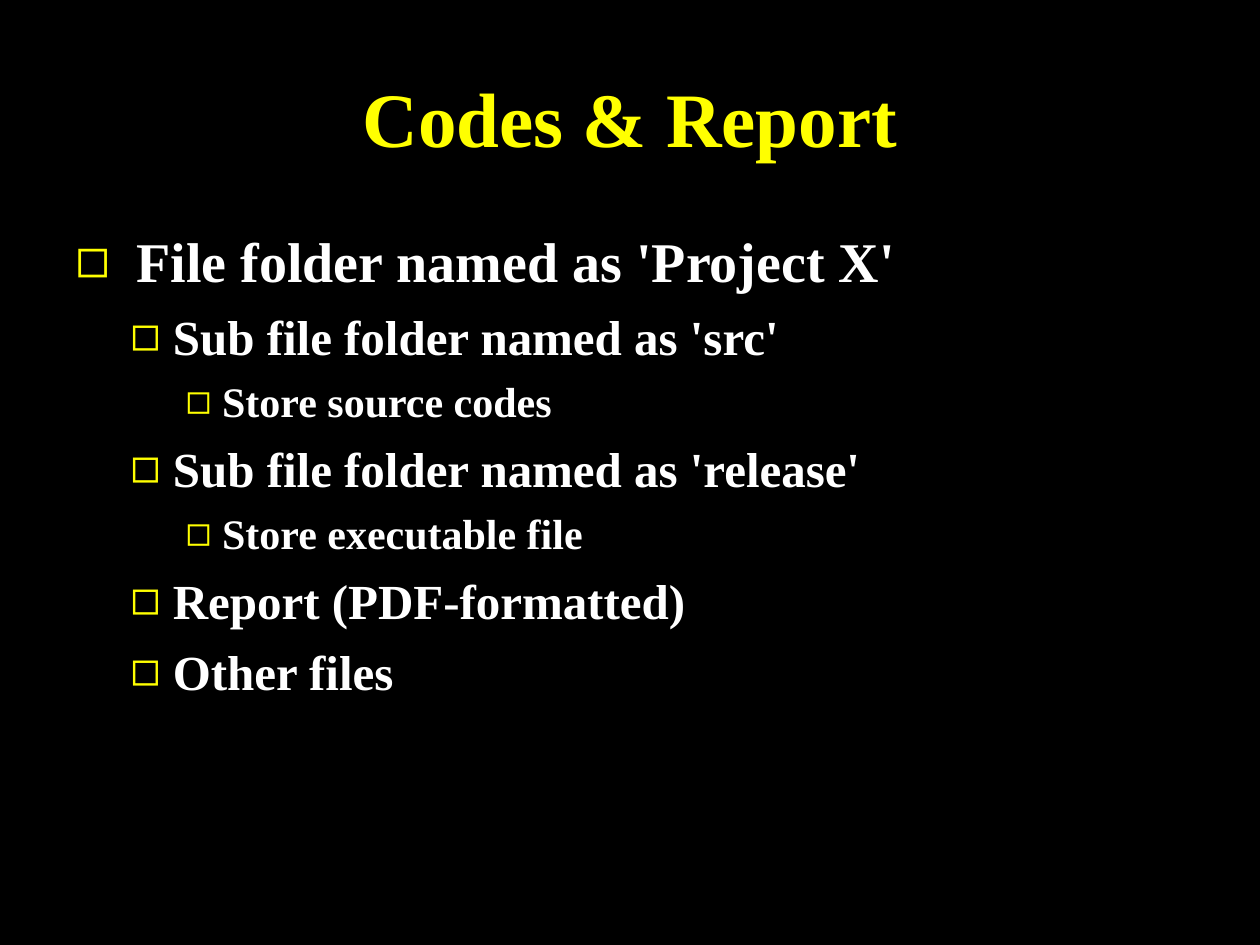
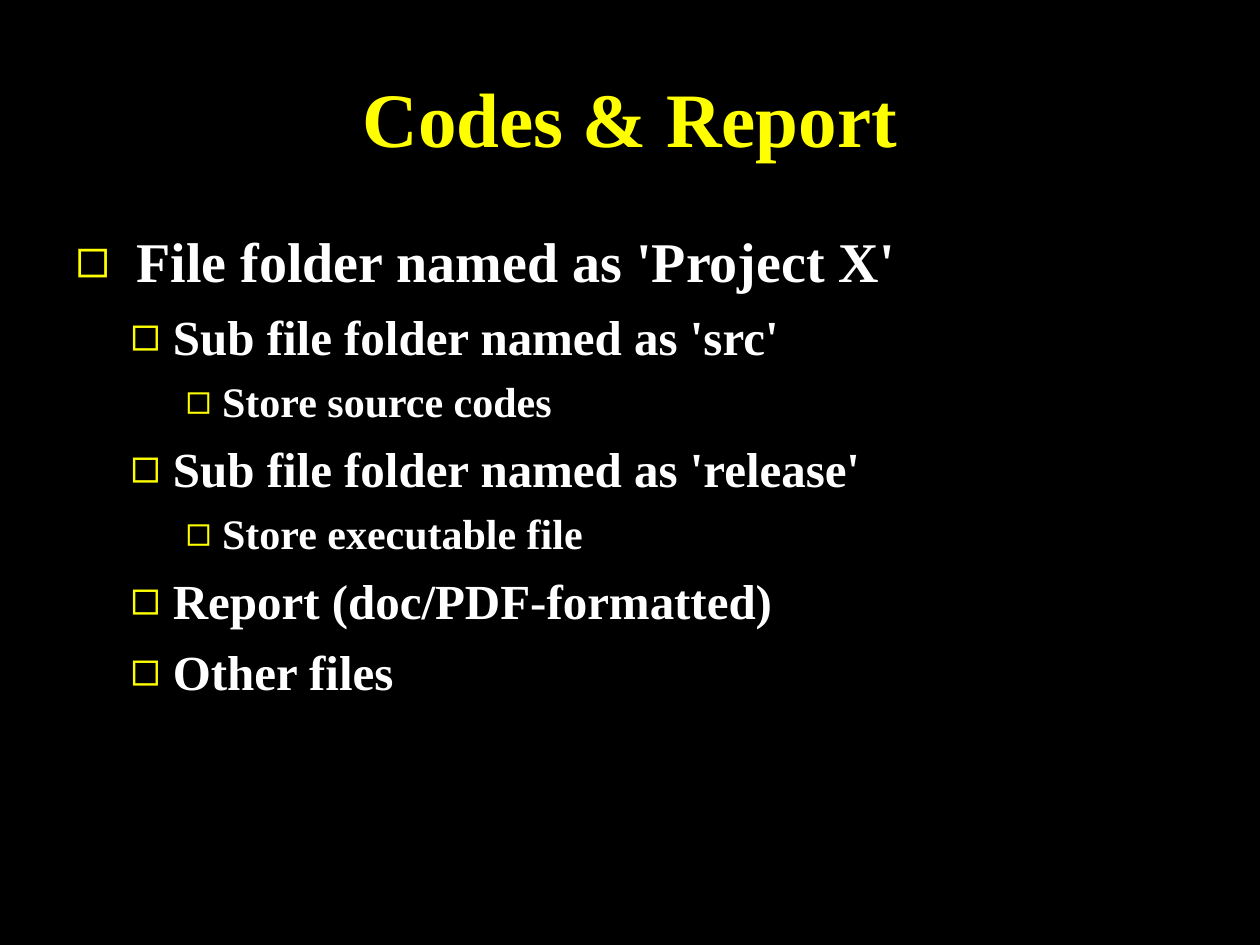
Before and after one commit to SJTUCourse/BI450, a slide deck: slide 3 of Lectures/2016 Fall/Lecture 2/Lecture 2.ppt. Drawn at 1260x945 pixels with LibreOffice and Linux fonts; fonts in the diff are those of the drawing. Boxes give left, top, right and bottom in pixels: in the first picture for what was removed or moved away, otherwise in the second. Text is boxed around its words. In the diff, an @@ line names an element or a change of style, - is before the commit and + after.

Commit message:
Update Lecture 2 & Project 3

```diff
--- a/Lectures/2016 Fall/Lecture 2/Lecture 2.ppt
+++ b/Lectures/2016 Fall/Lecture 2/Lecture 2.ppt
@@ text at (x1=173, y1=584, x2=772, y2=629): text changed @@
-  ◻ Report (PDF-formatted)
+  ◻ Report (doc/PDF-formatted)
```
Also in this commit, not shown: 1 other file.
